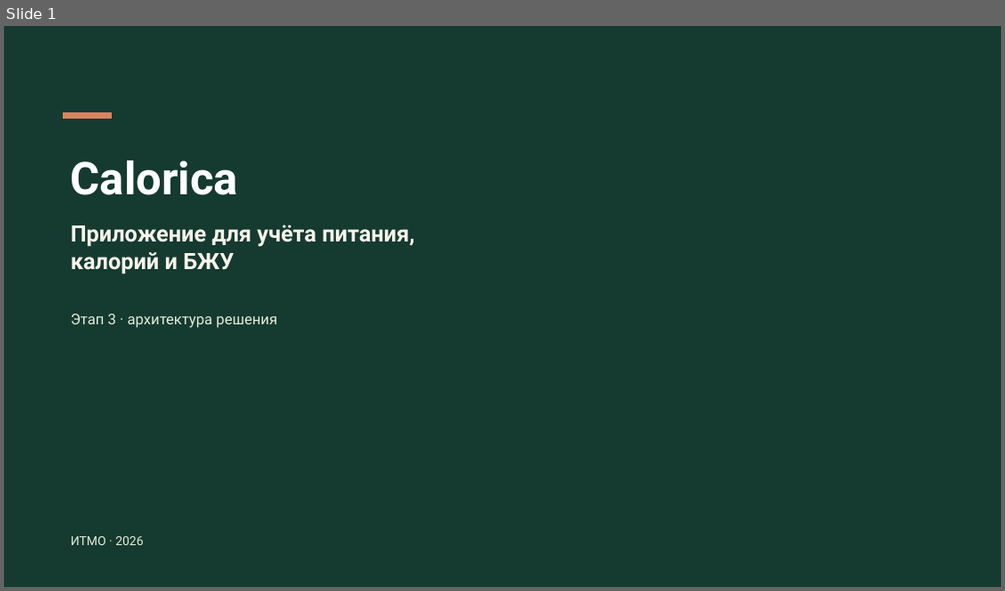
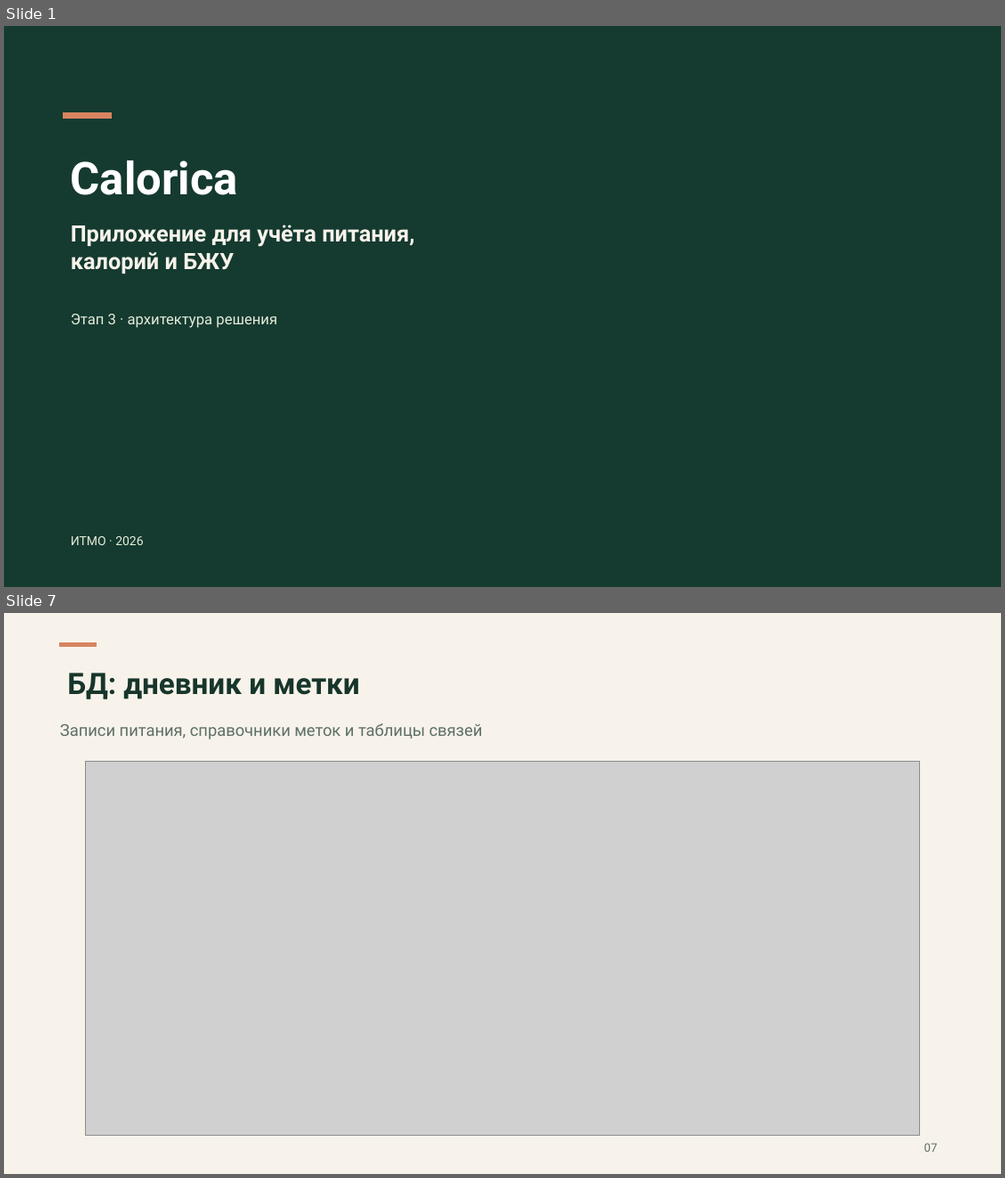
Before and after one commit to rurkk/Calorica, a slide deck: docs/semester-mvp/stage-3/Calorica-stage-3.pptx. Shown one above the other, each under a label of ours: slide 1 before the commit, slides 1 and 7 after it; the slides between them are not shown. The pictures are 1005x591 and 1005x1178 pixels, drawn with LibreOffice and Linux fonts; fonts in the diff are those of the drawing; grey boxes stand for pictures; background and template pictures are left out. Boxes give left, top, right and bottom in pixels: in the first picture for what was removed or moved away, otherwise in the second. Text is boxed around its words. In the diff, an @@ line names an element or a change of style, - is before the commit and + after.

```diff
--- a/docs/semester-mvp/stage-3/Calorica-stage-3.pptx
+++ b/docs/semester-mvp/stage-3/Calorica-stage-3.pptx
@@ slide 7 added at (4,613,1001,1174), background #F7F3EA @@
@@ rectangle added at (60,643,96,647), fill #D78461, outline #D78461 0 pt @@
@@ text added at (67,673,359,699), 28.5 pt, text #17352B, bold @@
+БД: дневник и метки
@@ text added at (60,723,483,739), 15.8 pt, text #5E7066 @@
+Записи питания, справочники меток и таблицы связей
@@ picture added at (86,761,920,1135) @@
@@ text added at (924,1143,938,1151), 11.2 pt, text #5E7066 @@
+07
```
Also in this commit, not shown: 7 other slides added, 7 slides removed, 33 other files.
